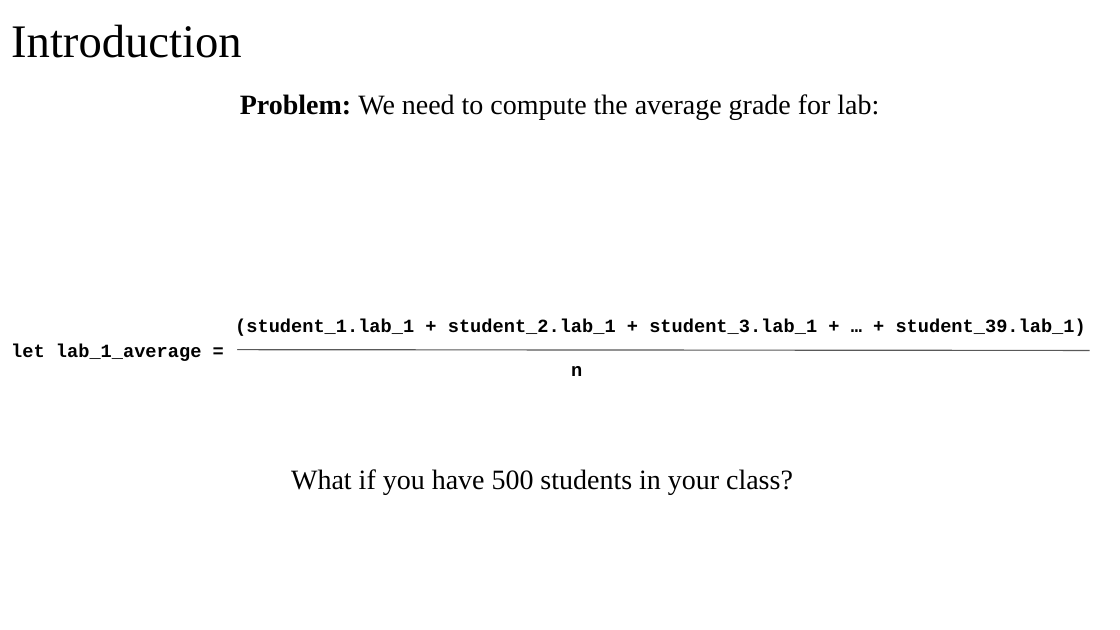
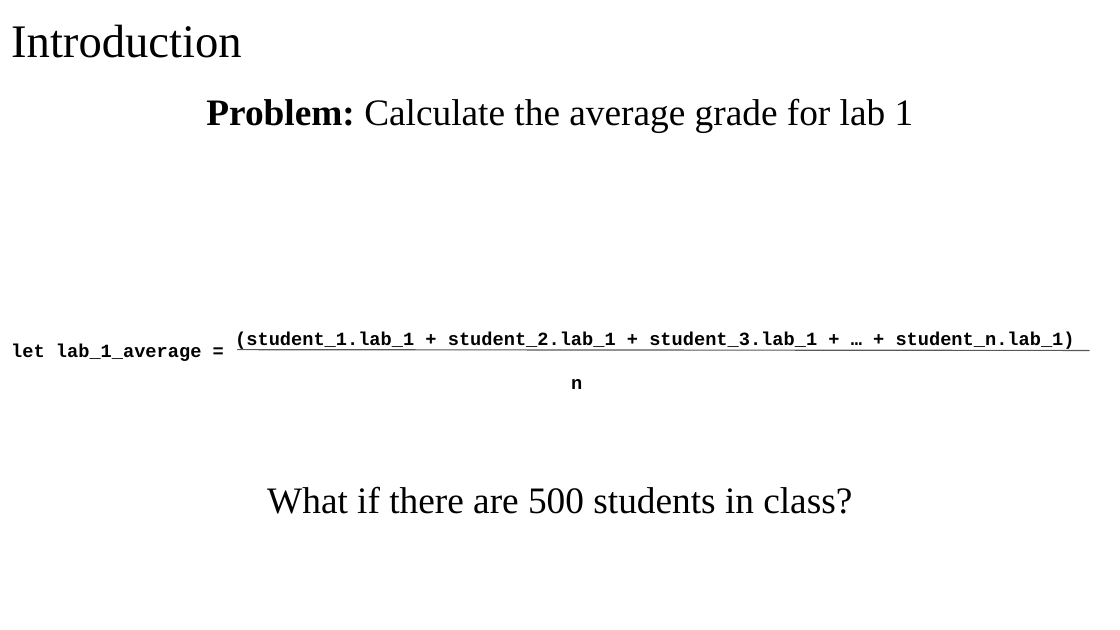
Before and after one commit to manglayev/nu-courses-material, a slide deck: slide 5 of CSCI-111/week-9/week-9-lecture/week-9-lecture.pptx (slide 3 before the commit). Drawn at 1120x630 pixels with LibreOffice and Linux fonts; fonts in the diff are those of the drawing. Boxes give left, top, right and bottom in pixels: in the first picture for what was removed or moved away, otherwise in the second. Text is boxed around its words. In the diff, an @@ line names an element or a change of style, - is before the commit and + after.

```diff
--- a/CSCI-111/week-9/week-9-lecture/week-9-lecture.pptx
+++ b/CSCI-111/week-9/week-9-lecture/week-9-lecture.pptx
@@ text at (206, 98, 1075, 351): text changed @@
-Problem: We need to compute the average grade for lab:
-(student_1.lab_1 + student_2.lab_1 + student_3.lab_1 + … + student_39.lab_1)
+Problem: Calculate the average grade for lab 1
+(student_1.lab_1 + student_2.lab_1 + student_3.lab_1 + … + student_n.lab_1)
@@ text at (267, 486, 852, 514): text changed; size 18 to 24 pt @@
-What if you have 500 students in your class?
+What if there are 500 students in class?
```
Also in this commit, not shown: 10 other slides changed, 4 slides added, 3 other files.
